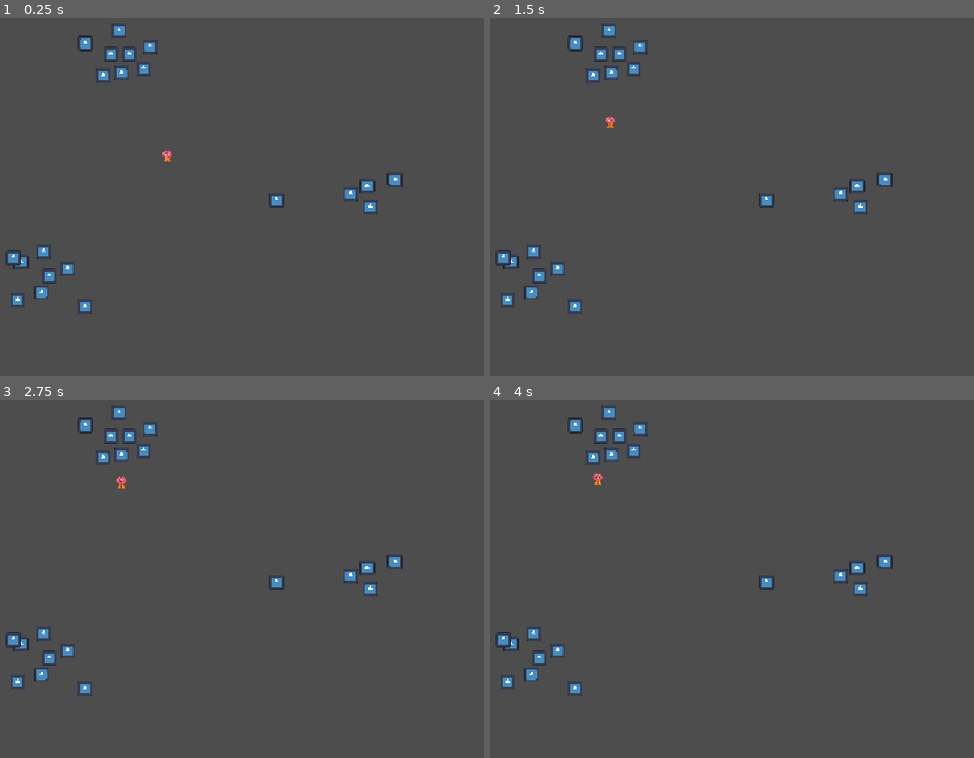
Above: before the commit, frames 1-4 (two rows, left to right).
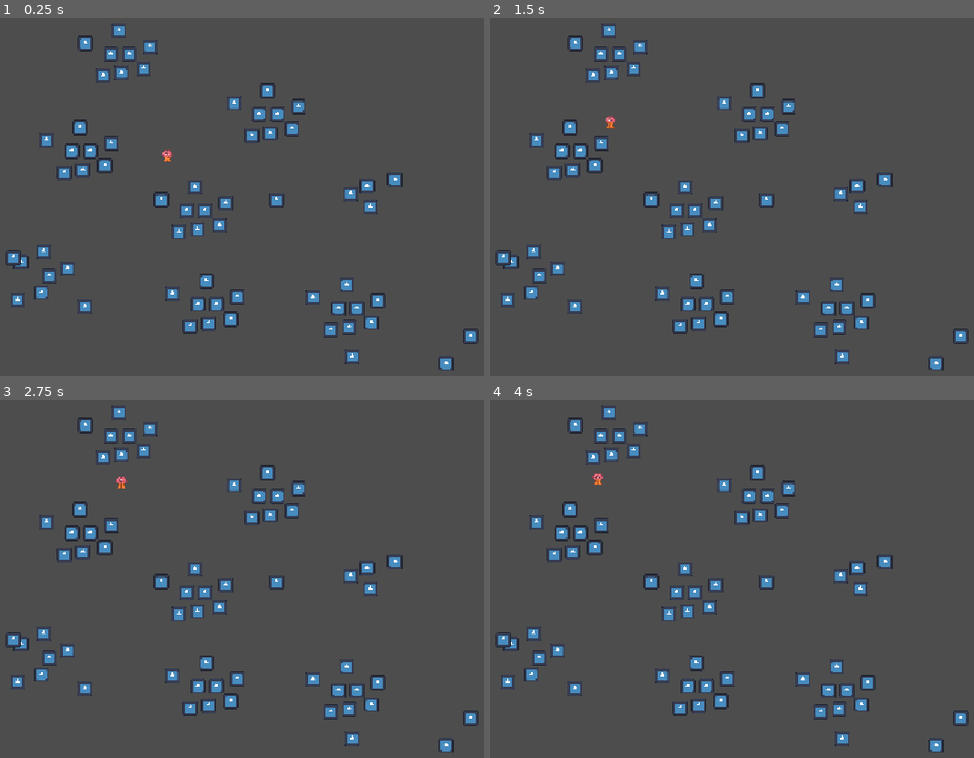
Above: after the commit, the same moments.

Repository: Kaplin86/Creature-Collector-Simulation
Game: Godot game, scene res://simulatorscene.tscn
Same seed, same stepped clock (60 frames per second), same inputs: the game is played once before the commit and once after it. The project has no main scene, so this scene is started directly. The engine's default icon, where the game draws it, is replaced by a stand-in: a white triangle on a blue panel in a dark square.
Inputs (mouse positions are in pixels of both pictures, inside the frame that each line leads up to):
- Up to frame 1 (0.25 s): no input
- Up to frame 2 (1.5 s): tap Enter at 0.5 s; move the mouse to (886, 186) at 0.52 s; hold Right 0.53-1.28 s; tap Alt at 0.6 s; click (886, 186) at 0.67 s; tap Space at 1.25 s; move the mouse to (581, 229) at 1.27 s; hold Down from 1.28 s (still down); tap Shift at 1.35 s
- Up to frame 3 (2.75 s): tap Enter at 2 s; move the mouse to (309, 500) at 2.02 s; release Down at 2.03 s; hold Right from 2.03 s (still down); tap Alt at 2.1 s
- Up to frame 4 (4 s): tap Space at 2.75 s; move the mouse to (688, 672) at 2.77 s; release Right at 2.78 s; hold Up 2.78-3.53 s; tap Shift at 2.85 s; click (688, 672) at 2.92 s; tap Enter at 3.5 s; move the mouse to (944, 650) at 3.52 s; hold Left from 3.53 s (still down); tap Alt at 3.6 s

The runs differ from the first frame. In frame 1, 3.4% of the frame differs, in the area x 8-99%, y 18-99%; in frame 2, 3.4%; in frame 3, 3.4%; in frame 4, 3.4%.

Commit message:
they do the evolutioning i think i honestly cant tell yet

Diff:
--- a/code/Agent.gd
+++ b/code/Agent.gd
@@ -5,6 +5,8 @@
 
 var energy = 1.0
 @export var parts : Array[BodyPart] = []
+
+var memoryFoodPosition # a position that refers to the last seen fruit
 
 func calculateFinalStat(stat : String):
 	var sum = 0
@@ -18,6 +20,11 @@
 		for X in I.stats:
 			sum += I.get(X)
 	return sum
+
+func _init():
+	var newSprite = Sprite2D.new()
+	newSprite.texture = load("res://art/thebrainguyfromtheoldoldnosmonprojectmeandmyfriendsdidofwhomiwillbeusingasaplaceholderforthetimebeing.png")
+	add_child(newSprite)
 
 func _ready():
 	_bstHash = calculateBST()
@@ -40,7 +47,6 @@
 		queue_free()
 
 	var currentAction : ActionTypes = ActionTypes.Wander
-
 	if GlobalVars.AgeToReproducePerStat * _bstHash < age:
 		if energy >= 0.75:
 			if GlobalVars.reproductionType == 0:
@@ -50,17 +56,31 @@
 				currentAction = ActionTypes.LookForMate
 
 
-	if energy <= 0.65:
+	if energy <= 0.75:
 		currentAction = ActionTypes.Hunt
 
 	if currentAction == ActionTypes.Wander:
 		wanderCode()
+		var result = lookForFood()
+		if result:
+			memoryFoodPosition = result.global_position
 	elif currentAction == ActionTypes.Hunt:
 		var result = lookForFood()
 		if result:
 			targetLocation = result.global_position
+			if targetLocation.distance_to(result.global_position) < 10:
+				if result is Fruit:
+					energy += result.NutritionalValue
+					result.queue_free()
 		else:
-			wanderCode()
+			if memoryFoodPosition:
+				targetLocation = memoryFoodPosition
+				if global_position.distance_to(memoryFoodPosition) < _SpDHash * GlobalVars.PixelVisionPerSPD:
+					memoryFoodPosition = null
+			else:
+				wanderCode()
+
+
 
 
 	global_position = lerp(global_position,targetLocation,delta)
@@ -71,19 +91,25 @@
 
 func soloReproduction():
 	var newAgent = Agent.new()
-	get_parent().add_child(newAgent)
+
 	newAgent.parts = parts.duplicate(true)
+	newAgent.global_position = global_position
+	newAgent.targetLocation = global_position
 	for I : BodyPart in newAgent.parts:
 		I.mutateRandomly()
+
+	get_parent().add_child(newAgent)
 
 func lookInVision() -> Array[Node2D]:
 
 	var VisionDistance = _SpDHash * GlobalVars.PixelVisionPerSPD
-	var foundNodes = []
+	var foundNodes : Array[Node2D] = []
 	var nodes = get_parent().get_children()
 	for I in nodes:
 		if I is Node2D: if global_position.distance_to(I.global_position) < VisionDistance:
 			foundNodes.append(I)
+
+
 	return foundNodes
 
 func lookForFood() -> Node2D:
@@ -91,4 +117,5 @@
 	for I in results:
 		if I is Fruit:
 			return I
+
 	return null
--- a/code/fruit.gd
+++ b/code/fruit.gd
@@ -1,4 +1,4 @@
 extends Node2D
 class_name Fruit
 
-@export var NutritionalValue = 10
+@export var NutritionalValue = 0.25
--- a/code/globalVars.gd
+++ b/code/globalVars.gd
@@ -5,8 +5,8 @@
 enum SimulationReproductionType {Duplication, TwoParents}
 @export var reproductionType : SimulationReproductionType = SimulationReproductionType.Duplication
 
-var AgeToReproducePerStat = 2 #the amount of seconds it takes for a creature to be able to reproduce, multiplied by BST. So if the value is 1, it will take 300 seconds for a creature with 300 bst to be ready to reproduce.
+var AgeToReproducePerStat = 1 #the amount of seconds it takes for a creature to be able to reproduce, multiplied by BST. So if the value is 1, it will take 300 seconds for a creature with 300 bst to be ready to reproduce.
 
-var TimeForSmallCreatureToDieOfStarvation = 60
+var TimeForSmallCreatureToDieOfStarvation = 120
 
-var PixelVisionPerSPD = 1 #how many inworld units / pixels the agent can see based on their SpD stat
+var PixelVisionPerSPD = 3 #how many inworld units / pixels the agent can see based on their SpD stat
--- a/simulatorscene.tscn
+++ b/simulatorscene.tscn
@@ -8,6 +8,12 @@
 
 [sub_resource type="Resource" id="Resource_ngdw2"]
 script = ExtResource("2_ro32a")
+HP = 45
+ATK = 30
+DEF = 35
+SpA = 20
+SpD = 20
+SPD = 45
 metadata/_custom_type_script = "uid://3ajv3eiqwxrm"
 
 [node name="Simulatorscene" type="Node2D" unique_id=748557727]
@@ -99,6 +105,282 @@
 texture = ExtResource("4_ihovo")
 script = ExtResource("5_tls5n")
 
+[node name="Icon45" type="Sprite2D" parent="." unique_id=615603268]
+position = Vector2(368.7224, 258.72247)
+scale = Vector2(0.1831634, 0.1831634)
+texture = ExtResource("4_ihovo")
+script = ExtResource("5_tls5n")
+
+[node name="Icon46" type="Sprite2D" parent="." unique_id=1080050349]
+position = Vector2(333.72244, 265.72247)
+scale = Vector2(0.1831634, 0.1831634)
+texture = ExtResource("4_ihovo")
+script = ExtResource("5_tls5n")
+
+[node name="Icon47" type="Sprite2D" parent="." unique_id=1534895686]
+position = Vector2(345.72244, 235.72247)
+scale = Vector2(0.1831634, 0.1831634)
+texture = ExtResource("4_ihovo")
+script = ExtResource("5_tls5n")
+
+[node name="Icon48" type="Sprite2D" parent="." unique_id=658941825]
+position = Vector2(378.7224, 223.72246)
+scale = Vector2(0.1831634, 0.1831634)
+texture = ExtResource("4_ihovo")
+script = ExtResource("5_tls5n")
+
+[node name="Icon49" type="Sprite2D" parent="." unique_id=348733078]
+position = Vector2(316.72244, 235.72247)
+scale = Vector2(0.1831634, 0.1831634)
+texture = ExtResource("4_ihovo")
+script = ExtResource("5_tls5n")
+
+[node name="Icon50" type="Sprite2D" parent="." unique_id=633551983]
+position = Vector2(329.7224, 198.72246)
+scale = Vector2(0.1831634, 0.1831634)
+texture = ExtResource("4_ihovo")
+script = ExtResource("5_tls5n")
+
+[node name="Icon51" type="Sprite2D" parent="." unique_id=1633656615]
+position = Vector2(304.72244, 269.72247)
+scale = Vector2(0.1831634, 0.1831634)
+texture = ExtResource("4_ihovo")
+script = ExtResource("5_tls5n")
+
+[node name="Icon52" type="Sprite2D" parent="." unique_id=1534818958]
+position = Vector2(276.72244, 218.72247)
+scale = Vector2(0.1831634, 0.1831634)
+texture = ExtResource("4_ihovo")
+script = ExtResource("5_tls5n")
+
+[node name="Icon53" type="Sprite2D" parent="." unique_id=278560777]
+position = Vector2(664.7224, 200.72247)
+scale = Vector2(0.1831634, 0.1831634)
+texture = ExtResource("4_ihovo")
+script = ExtResource("5_tls5n")
+
+[node name="Icon54" type="Sprite2D" parent="." unique_id=1774634117]
+position = Vector2(629.7224, 207.72247)
+scale = Vector2(0.1831634, 0.1831634)
+texture = ExtResource("4_ihovo")
+script = ExtResource("5_tls5n")
+
+[node name="Icon55" type="Sprite2D" parent="." unique_id=47082046]
+position = Vector2(641.7224, 177.72247)
+scale = Vector2(0.1831634, 0.1831634)
+texture = ExtResource("4_ihovo")
+script = ExtResource("5_tls5n")
+
+[node name="Icon56" type="Sprite2D" parent="." unique_id=2083399977]
+position = Vector2(674.7224, 165.72246)
+scale = Vector2(0.1831634, 0.1831634)
+texture = ExtResource("4_ihovo")
+script = ExtResource("5_tls5n")
+
+[node name="Icon57" type="Sprite2D" parent="." unique_id=1464606721]
+position = Vector2(612.7224, 177.72247)
+scale = Vector2(0.1831634, 0.1831634)
+texture = ExtResource("4_ihovo")
+script = ExtResource("5_tls5n")
+
+[node name="Icon58" type="Sprite2D" parent="." unique_id=728221906]
+position = Vector2(625.7224, 140.72246)
+scale = Vector2(0.1831634, 0.1831634)
+texture = ExtResource("4_ihovo")
+script = ExtResource("5_tls5n")
+
+[node name="Icon59" type="Sprite2D" parent="." unique_id=1992168439]
+position = Vector2(600.7224, 211.72247)
+scale = Vector2(0.1831634, 0.1831634)
+texture = ExtResource("4_ihovo")
+script = ExtResource("5_tls5n")
+
+[node name="Icon60" type="Sprite2D" parent="." unique_id=311187410]
+position = Vector2(572.7224, 160.72247)
+scale = Vector2(0.1831634, 0.1831634)
+texture = ExtResource("4_ihovo")
+script = ExtResource("5_tls5n")
+
+[node name="Icon61" type="Sprite2D" parent="." unique_id=2062450689]
+position = Vector2(567.7225, 500.72247)
+scale = Vector2(0.1831634, 0.1831634)
+texture = ExtResource("4_ihovo")
+script = ExtResource("5_tls5n")
+
+[node name="Icon62" type="Sprite2D" parent="." unique_id=1928074024]
+position = Vector2(532.7225, 507.72247)
+scale = Vector2(0.1831634, 0.1831634)
+texture = ExtResource("4_ihovo")
+script = ExtResource("5_tls5n")
+
+[node name="Icon63" type="Sprite2D" parent="." unique_id=1660245059]
+position = Vector2(544.7225, 477.72247)
+scale = Vector2(0.1831634, 0.1831634)
+texture = ExtResource("4_ihovo")
+script = ExtResource("5_tls5n")
+
+[node name="Icon64" type="Sprite2D" parent="." unique_id=1880809980]
+position = Vector2(577.7225, 465.72247)
+scale = Vector2(0.1831634, 0.1831634)
+texture = ExtResource("4_ihovo")
+script = ExtResource("5_tls5n")
+
+[node name="Icon65" type="Sprite2D" parent="." unique_id=870317197]
+position = Vector2(515.7225, 477.72247)
+scale = Vector2(0.1831634, 0.1831634)
+texture = ExtResource("4_ihovo")
+script = ExtResource("5_tls5n")
+
+[node name="Icon66" type="Sprite2D" parent="." unique_id=1930822775]
+position = Vector2(528.7225, 440.72247)
+scale = Vector2(0.1831634, 0.1831634)
+texture = ExtResource("4_ihovo")
+script = ExtResource("5_tls5n")
+
+[node name="Icon67" type="Sprite2D" parent="." unique_id=613902497]
+position = Vector2(503.72247, 511.72247)
+scale = Vector2(0.1831634, 0.1831634)
+texture = ExtResource("4_ihovo")
+script = ExtResource("5_tls5n")
+
+[node name="Icon68" type="Sprite2D" parent="." unique_id=1730582436]
+position = Vector2(475.72247, 460.72247)
+scale = Vector2(0.1831634, 0.1831634)
+texture = ExtResource("4_ihovo")
+script = ExtResource("5_tls5n")
+
+[node name="Icon23" type="Sprite2D" parent="." unique_id=579646750]
+position = Vector2(907.7225, 570.7225)
+scale = Vector2(0.1831634, 0.1831634)
+texture = ExtResource("4_ihovo")
+script = ExtResource("5_tls5n")
+
+[node name="Icon24" type="Sprite2D" parent="." unique_id=2046719302]
+position = Vector2(946.7224, 527.7225)
+scale = Vector2(0.1831634, 0.1831634)
+texture = ExtResource("4_ihovo")
+script = ExtResource("5_tls5n")
+
+[node name="Icon25" type="Sprite2D" parent="." unique_id=352546120]
+position = Vector2(759.7224, 559.7225)
+scale = Vector2(0.1831634, 0.1831634)
+texture = ExtResource("4_ihovo")
+script = ExtResource("5_tls5n")
+
+[node name="Icon26" type="Sprite2D" parent="." unique_id=554943164]
+position = Vector2(549.7224, 352.72247)
+scale = Vector2(0.1831634, 0.1831634)
+texture = ExtResource("4_ihovo")
+script = ExtResource("5_tls5n")
+
+[node name="Icon27" type="Sprite2D" parent="." unique_id=84974485]
+position = Vector2(514.7224, 359.72247)
+scale = Vector2(0.1831634, 0.1831634)
+texture = ExtResource("4_ihovo")
+script = ExtResource("5_tls5n")
+
+[node name="Icon28" type="Sprite2D" parent="." unique_id=1612380995]
+position = Vector2(526.7224, 329.72247)
+scale = Vector2(0.1831634, 0.1831634)
+texture = ExtResource("4_ihovo")
+script = ExtResource("5_tls5n")
+
+[node name="Icon29" type="Sprite2D" parent="." unique_id=29943183]
+position = Vector2(559.7224, 317.72247)
+scale = Vector2(0.1831634, 0.1831634)
+texture = ExtResource("4_ihovo")
+script = ExtResource("5_tls5n")
+
+[node name="Icon30" type="Sprite2D" parent="." unique_id=664662194]
+position = Vector2(497.72244, 329.72247)
+scale = Vector2(0.1831634, 0.1831634)
+texture = ExtResource("4_ihovo")
+script = ExtResource("5_tls5n")
+
+[node name="Icon31" type="Sprite2D" parent="." unique_id=1575402109]
+position = Vector2(510.7224, 292.72247)
+scale = Vector2(0.1831634, 0.1831634)
+texture = ExtResource("4_ihovo")
+script = ExtResource("5_tls5n")
+
+[node name="Icon32" type="Sprite2D" parent="." unique_id=818031282]
+position = Vector2(485.72244, 363.72247)
+scale = Vector2(0.1831634, 0.1831634)
+texture = ExtResource("4_ihovo")
+script = ExtResource("5_tls5n")
+
+[node name="Icon33" type="Sprite2D" parent="." unique_id=1126543017]
+position = Vector2(457.72244, 312.72247)
+scale = Vector2(0.1831634, 0.1831634)
+texture = ExtResource("4_ihovo")
+script = ExtResource("5_tls5n")
+
+[node name="Icon34" type="Sprite2D" parent="." unique_id=1028476072]
+position = Vector2(1147.7224, 724.7225)
+scale = Vector2(0.1831634, 0.1831634)
+texture = ExtResource("4_ihovo")
+script = ExtResource("5_tls5n")
+
+[node name="Icon35" type="Sprite2D" parent="." unique_id=1967271124]
+position = Vector2(1186.7224, 681.7225)
+scale = Vector2(0.1831634, 0.1831634)
+texture = ExtResource("4_ihovo")
+script = ExtResource("5_tls5n")
+
+[node name="Icon36" type="Sprite2D" parent="." unique_id=1096328395]
+position = Vector2(999.7224, 713.7225)
+scale = Vector2(0.1831634, 0.1831634)
+texture = ExtResource("4_ihovo")
+script = ExtResource("5_tls5n")
+
+[node name="Icon37" type="Sprite2D" parent="." unique_id=1042975385]
+position = Vector2(789.7224, 506.72247)
+scale = Vector2(0.1831634, 0.1831634)
+texture = ExtResource("4_ihovo")
+script = ExtResource("5_tls5n")
+
+[node name="Icon38" type="Sprite2D" parent="." unique_id=97630474]
+position = Vector2(754.7224, 513.7225)
+scale = Vector2(0.1831634, 0.1831634)
+texture = ExtResource("4_ihovo")
+script = ExtResource("5_tls5n")
+
+[node name="Icon39" type="Sprite2D" parent="." unique_id=1098127381]
+position = Vector2(766.7224, 483.72247)
+scale = Vector2(0.1831634, 0.1831634)
+texture = ExtResource("4_ihovo")
+script = ExtResource("5_tls5n")
+
+[node name="Icon40" type="Sprite2D" parent="." unique_id=737679006]
+position = Vector2(799.7224, 471.72247)
+scale = Vector2(0.1831634, 0.1831634)
+texture = ExtResource("4_ihovo")
+script = ExtResource("5_tls5n")
+
+[node name="Icon41" type="Sprite2D" parent="." unique_id=552622760]
+position = Vector2(737.7224, 483.72247)
+scale = Vector2(0.1831634, 0.1831634)
+texture = ExtResource("4_ihovo")
+script = ExtResource("5_tls5n")
+
+[node name="Icon42" type="Sprite2D" parent="." unique_id=1441245903]
+position = Vector2(750.7224, 446.72247)
+scale = Vector2(0.1831634, 0.1831634)
+texture = ExtResource("4_ihovo")
+script = ExtResource("5_tls5n")
+
+[node name="Icon43" type="Sprite2D" parent="." unique_id=988200108]
+position = Vector2(725.7224, 517.7225)
+scale = Vector2(0.1831634, 0.1831634)
+texture = ExtResource("4_ihovo")
+script = ExtResource("5_tls5n")
+
+[node name="Icon44" type="Sprite2D" parent="." unique_id=1214855905]
+position = Vector2(697.7224, 466.72247)
+scale = Vector2(0.1831634, 0.1831634)
+texture = ExtResource("4_ihovo")
+script = ExtResource("5_tls5n")
+
 [node name="Icon14" type="Sprite2D" parent="." unique_id=1396656400]
 position = Vector2(236.00003, 411)
 scale = Vector2(0.1831634, 0.1831634)
